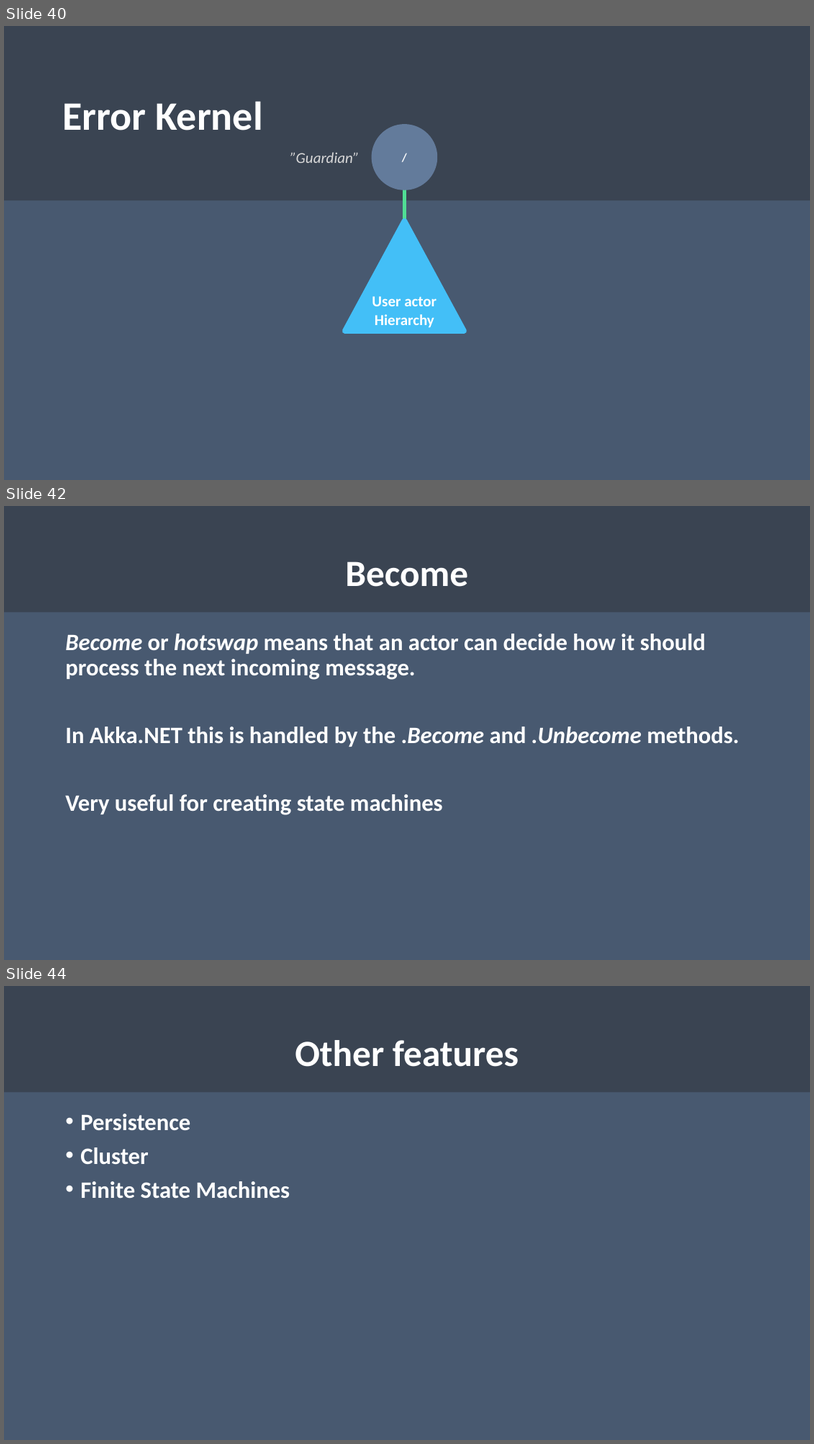
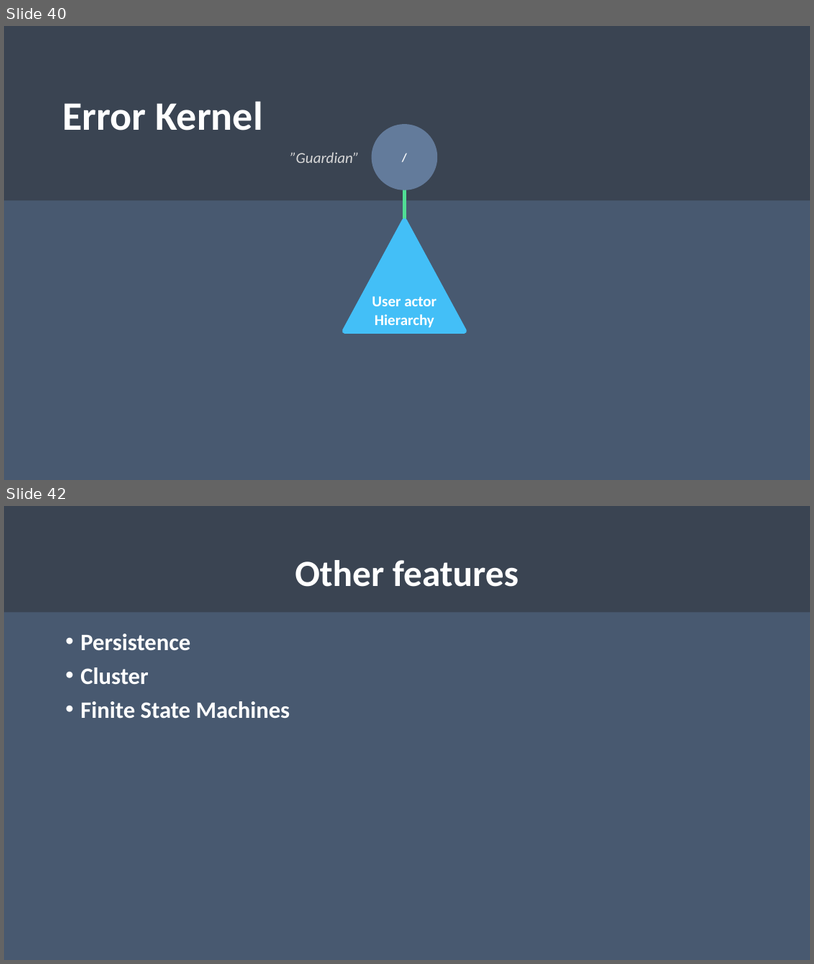
Before and after one commit to rogeralsing/Presentations, a slide deck: ProtoActor/TV4/protoactor.pptx. Shown one above the other, each under a label of ours: slides 40, 42 and 44 before the commit, slides 40 and 42 after it; the slides between them are not shown. The pictures are 814x1444 and 814x964 pixels, drawn with LibreOffice and Linux fonts; fonts in the diff are those of the drawing. Boxes give left, top, right and bottom in pixels: in the first picture for what was removed or moved away, otherwise in the second. Text is boxed around its words. In the diff, an @@ line names an element or a change of style, - is before the commit and + after.

```diff
--- a/ProtoActor/TV4/protoactor.pptx
+++ b/ProtoActor/TV4/protoactor.pptx
@@ slide 42 removed at (x1=4, y1=506, x2=810, y2=960), background #485970 @@
@@ rounded rectangle removed at (x1=4, y1=506, x2=810, y2=612) @@
@@ title removed at (x1=345, y1=561, x2=468, y2=587) @@
-Become
@@ text removed at (x1=65, y1=633, x2=739, y2=815) @@
-Become or hotswap means that an actor can decide how it should process the next incoming message.
-In Akka.NET this is handled by the .Become and .Unbecome methods.
-Very useful for creating state machines
@@ what was slide 44 is now slide 42 @@
```
Also in this commit, not shown: 26 slides changed, 1 other slide removed.
